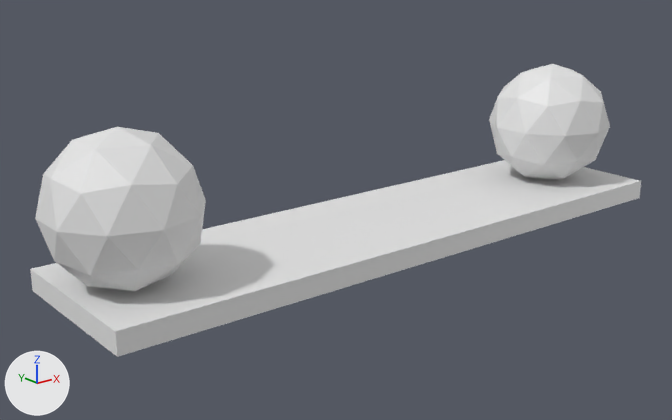
The glTF model public/models/plank.glb, before and after one commit.
Before and after are seen from a camera (50 mm lens) standing at (-1.81, -2.04, 0.91) and looking at (-0.14, 0.04, 0.08). Lighting does not change. The marker at lower left points along +X, +Y and +Z. Where no turn or scale is listed for an object, it has been applied to the vertices.
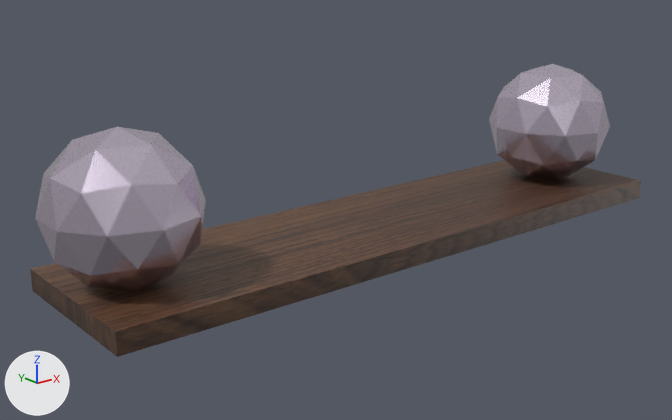
The change in detail:
Picture 'pf-s125-ake7011-kuj8hbm1' (img_pf_s125_ake7011_kuj8hbm1) is new.
Material 'Material.002' (mat_material_002) is new.
Its base color is (0.751, 0.661, 0.8) (white #e1d4e7).
Its metallic is 1.0.
Its roughness is 0.201.
Material 'Material.003' (mat_material_003) is new.
Its texture is img_pf_s125_ake7011_kuj8hbm1.
me_cube_002 has 8 vertices, 12 faces and spans x -1.0..1.0, y -0.25..0.25, z -0.03..0.03.
me_cube_002 now uses material mat_material_003 (picture img_pf_s125_ake7011_kuj8hbm1).
me_icosphere has 42 vertices, 80 faces and spans x -0.197..0.197, y -0.208..0.208, z -0.208..0.208.
me_icosphere now uses material mat_material_002 (white #e1d4e7).
me_icosphere_001 has 42 vertices, 80 faces and spans x -0.197..0.197, y -0.208..0.208, z -0.208..0.208.
me_icosphere_001 now uses material mat_material_002 (white #e1d4e7).

Location of each change, (x1, y1, x2, y2) in pixels of the pictures (672 x 420 px):
'Cube.001', recoloured (white to brown)
    both: (30, 160, 641, 357)
'Icosphere', recoloured
    both: (35, 127, 206, 291)
'Icosphere.001', recoloured (white to grey)
    both: (489, 64, 610, 180)
